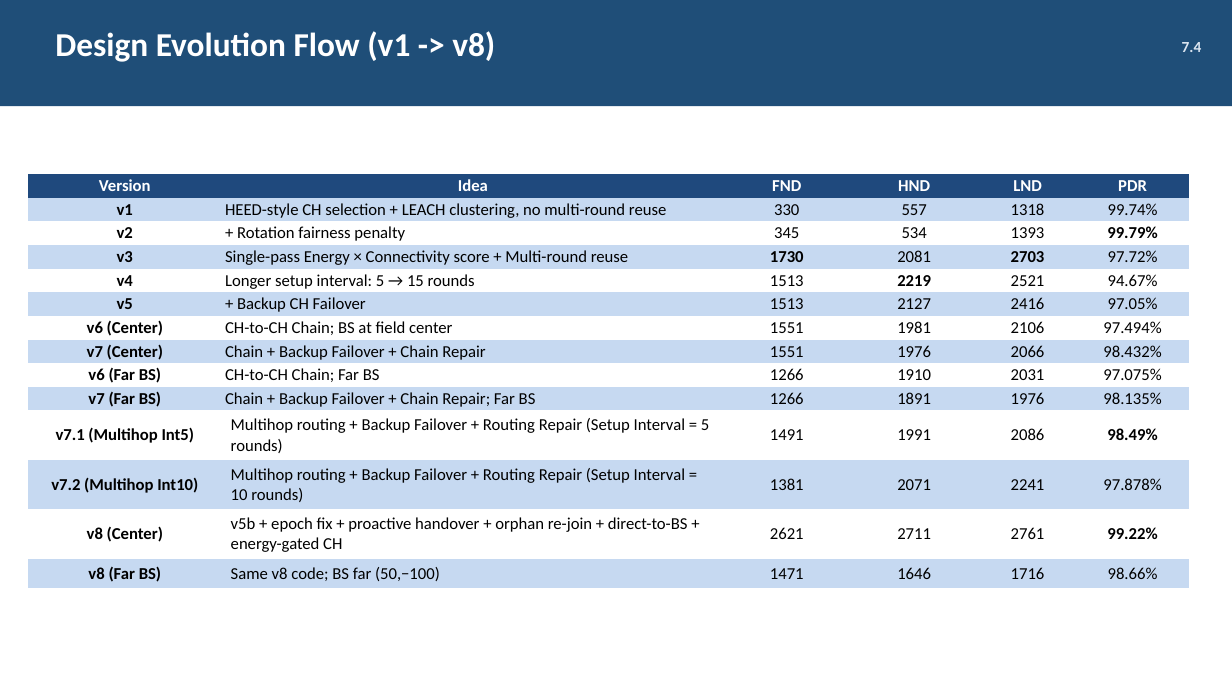
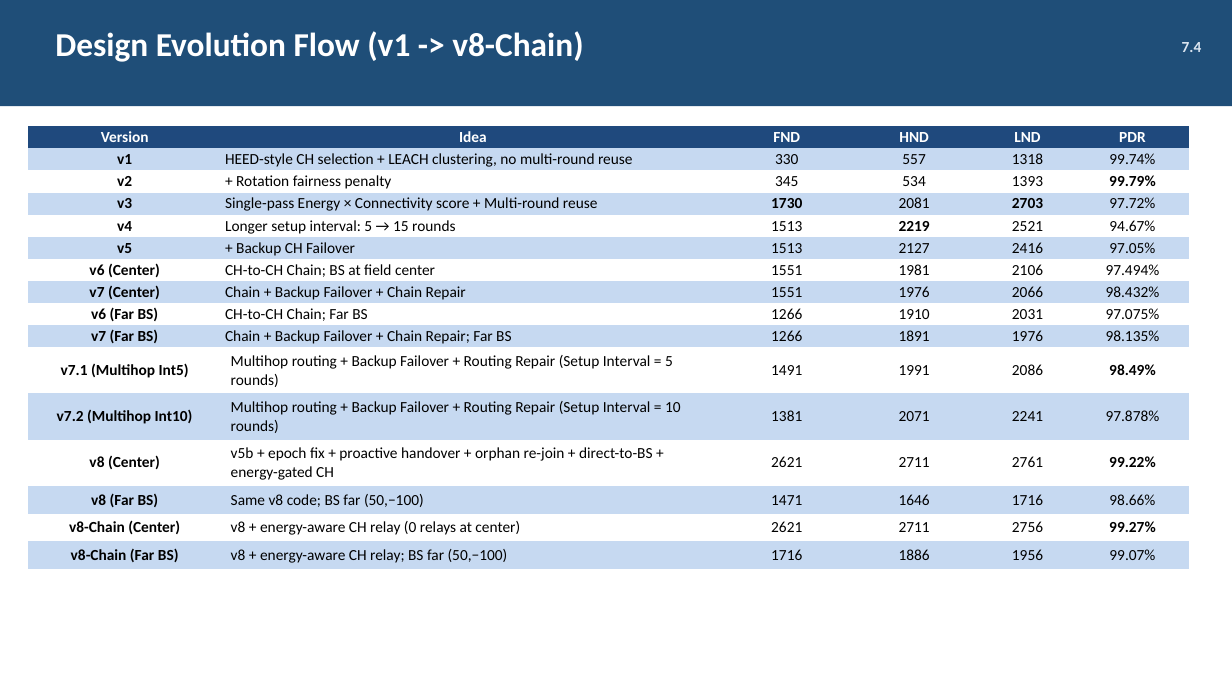
Before and after one commit to RahmaOshba/Routing-Protocols, a slide deck: slide 61 of thesis-v8/Thesis_Presentation_v8.pptx (slide 58 before the commit). Drawn at 1232x693 pixels with LibreOffice and Linux fonts; fonts in the diff are those of the drawing. Boxes give left, top, right and bottom in pixels: in the first picture for what was removed or moved away, otherwise in the second. Text is boxed around its words. In the diff, an @@ line names an element or a change of style, - is before the commit and + after.

```diff
--- a/thesis-v8/Thesis_Presentation_v8.pptx
+++ b/thesis-v8/Thesis_Presentation_v8.pptx
@@ text at (x1=55, y1=31, x2=583, y2=62): text changed @@
-Design Evolution Flow (v1 -> v8)
+Design Evolution Flow (v1 -> v8-Chain)
@@ table at (x1=28, y1=127, x2=1188, y2=576) @@
+row 15: v8-Chain (Center) | v8 + energy-aware CH relay (0 relays at center) | 2621 | 2711 | 2756 | 99.27%
+row 16: v8-Chain (Far BS) | v8 + energy-aware CH relay; BS far (50,−100) | 1716 | 1886 | 1956 | 99.07%
@@ table moved from (x1=28, y1=174, x2=1188, y2=623) to (x1=28, y1=127, x2=1188, y2=576) @@
```
Also in this commit, not shown: 3 other slides changed, 3 slides added, 4 other files.
